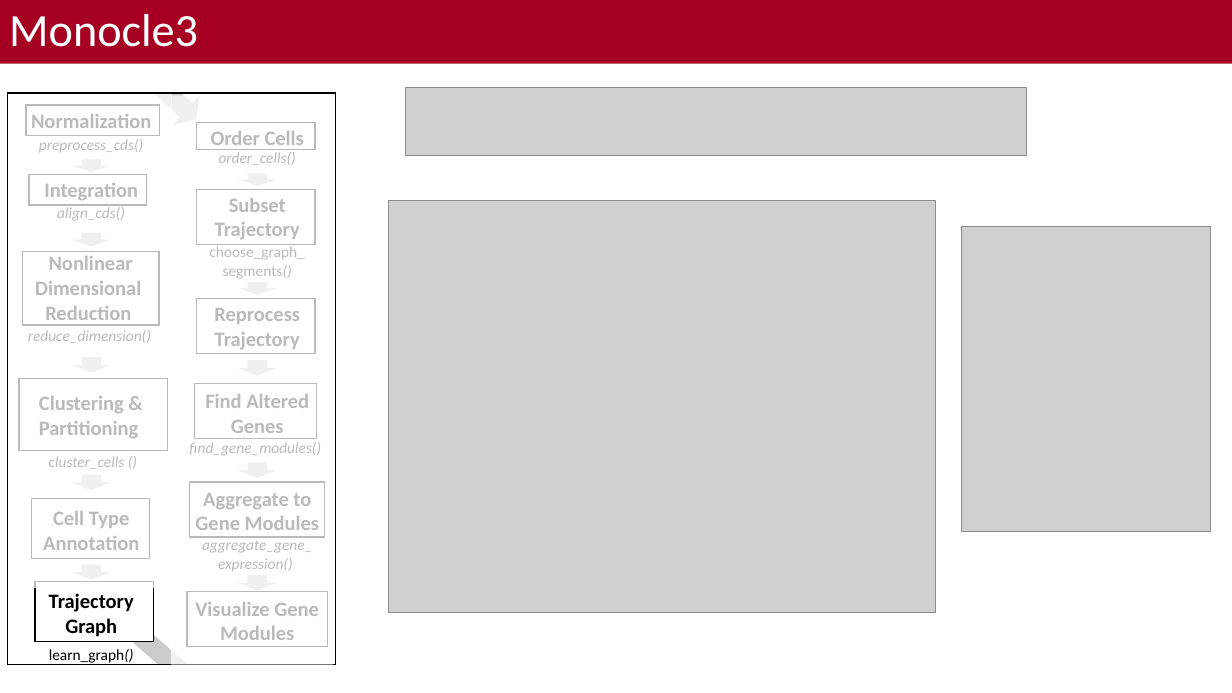
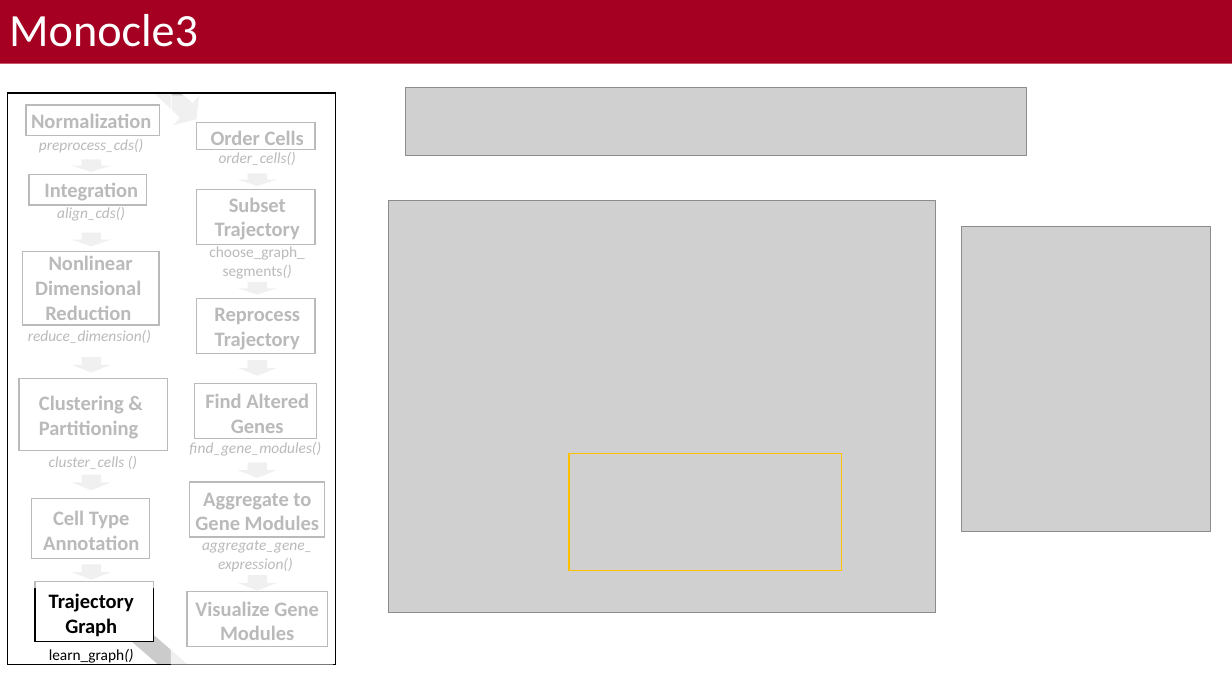
Before and after one commit to bacorli2/scrna_workshop, a slide deck: slide 10 of M6_Monocle_Pseudotime/M5_Monocle_Timeseries.pptx. Drawn at 1232x693 pixels with LibreOffice and Linux fonts; fonts in the diff are those of the drawing; grey boxes stand for pictures; background and template pictures are left out. Boxes give left, top, right and bottom in pixels: in the first picture for what was removed or moved away, otherwise in the second. Text is boxed around its words. In the diff, an @@ line names an element or a change of style, - is before the commit and + after.

Commit message:
Finished first pass for M6. Starting second attempt to use Monocle3 from Seurat import.

```diff
--- a/M6_Monocle_Pseudotime/M5_Monocle_Timeseries.pptx
+++ b/M6_Monocle_Pseudotime/M5_Monocle_Timeseries.pptx
@@ rectangle added at bbox=[569, 453, 842, 570], outline #FFC000 1 pt @@
```
Also in this commit, not shown: 3 other slides changed, 1 slide added, 2 slides removed, 1 other file.
